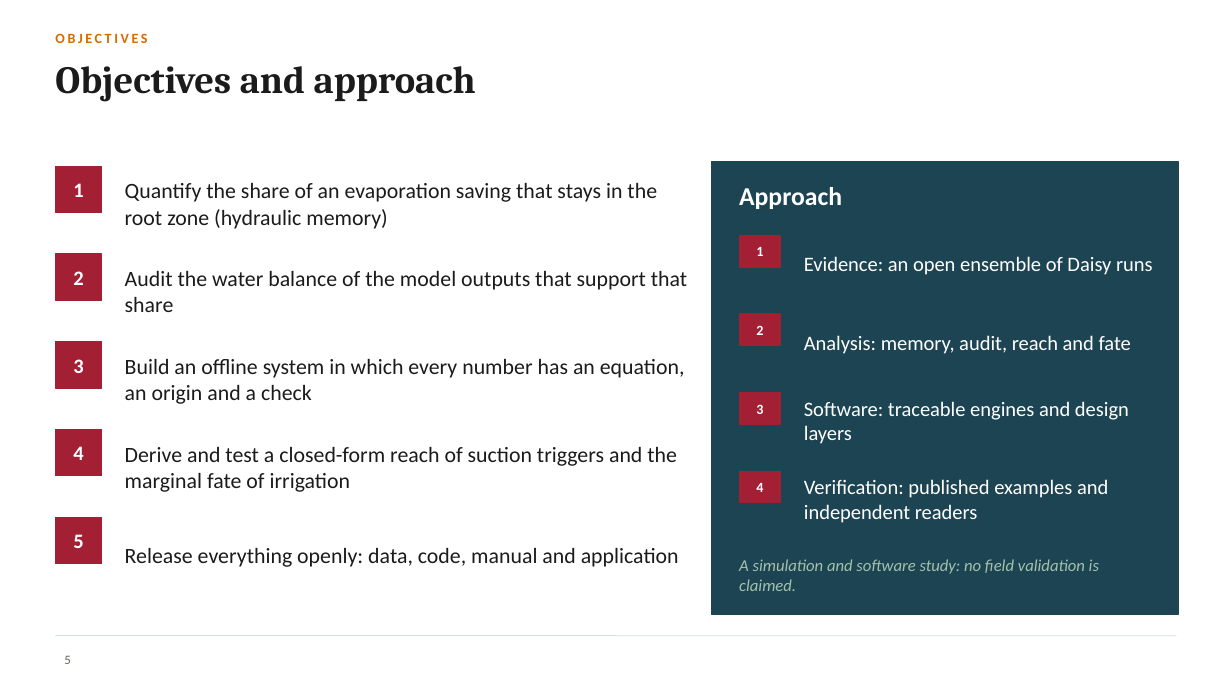
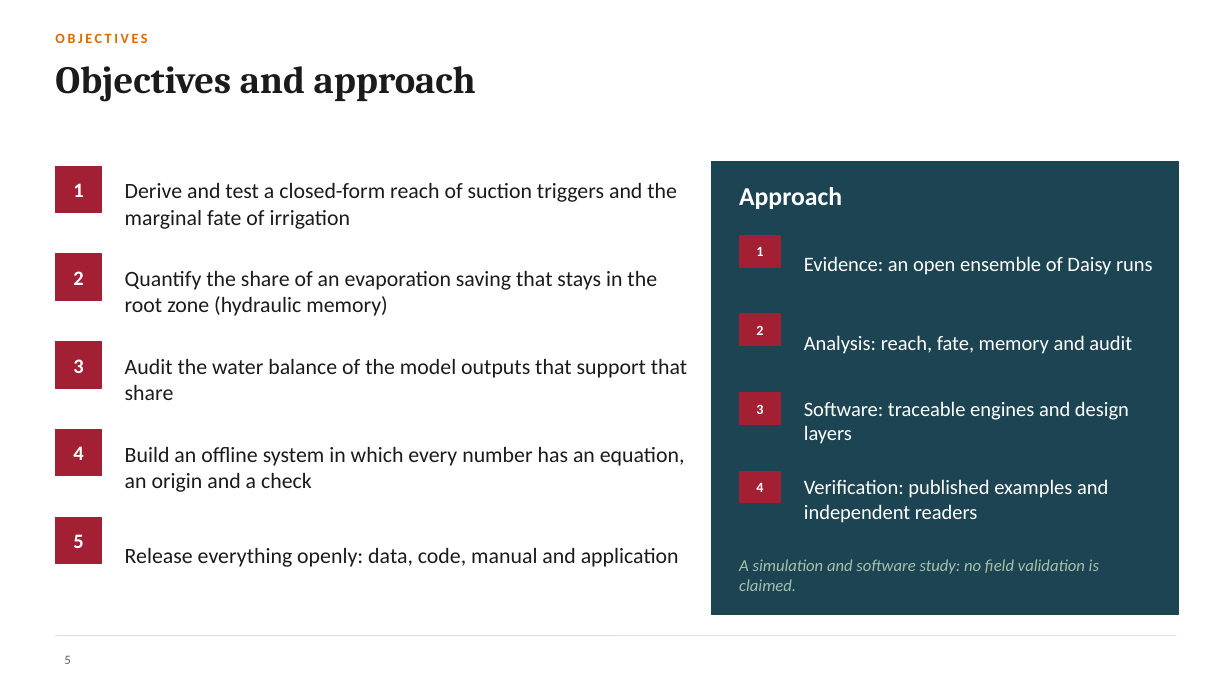
Before and after one commit to halilunaziru73-creator/Coupled-Water-Fluxes-Pore-Scale-Dynamics-Precision-Irrigation-Mulching-Feedback-Loops, a slide deck: slide 5 of Manuscripts/pdf/Supplementary/SWAFL_Presentation.pptx. Drawn at 1232x693 pixels with LibreOffice and Linux fonts; fonts in the diff are those of the drawing; background and template pictures are left out. Boxes give left, top, right and bottom in pixels: in the first picture for what was removed or moved away, otherwise in the second. Text is boxed around its words. In the diff, an @@ line names an element or a change of style, - is before the commit and + after.

Commit message:
Presentation: story ordered by novelty, equations typeset and numbered

```diff
--- a/Manuscripts/pdf/Supplementary/SWAFL_Presentation.pptx
+++ b/Manuscripts/pdf/Supplementary/SWAFL_Presentation.pptx
@@ text "Derive and test a closed-form ...": place and size @@
-text "Derive and test a closed-form ..." at bbox=[125, 447, 677, 492]
+text "Derive and test a closed-form ..." at bbox=[125, 183, 677, 229]
@@ text at bbox=[804, 335, 1132, 354]: text changed @@
-Analysis: memory, audit, reach and fate
+Analysis: reach, fate, memory and audit
@@ 3 texts: place and size @@
-3 texts at bbox=[125, 183, 687, 404]
+3 texts at bbox=[125, 271, 687, 492]
```
Also in this commit, not shown: 7 other slides changed.
